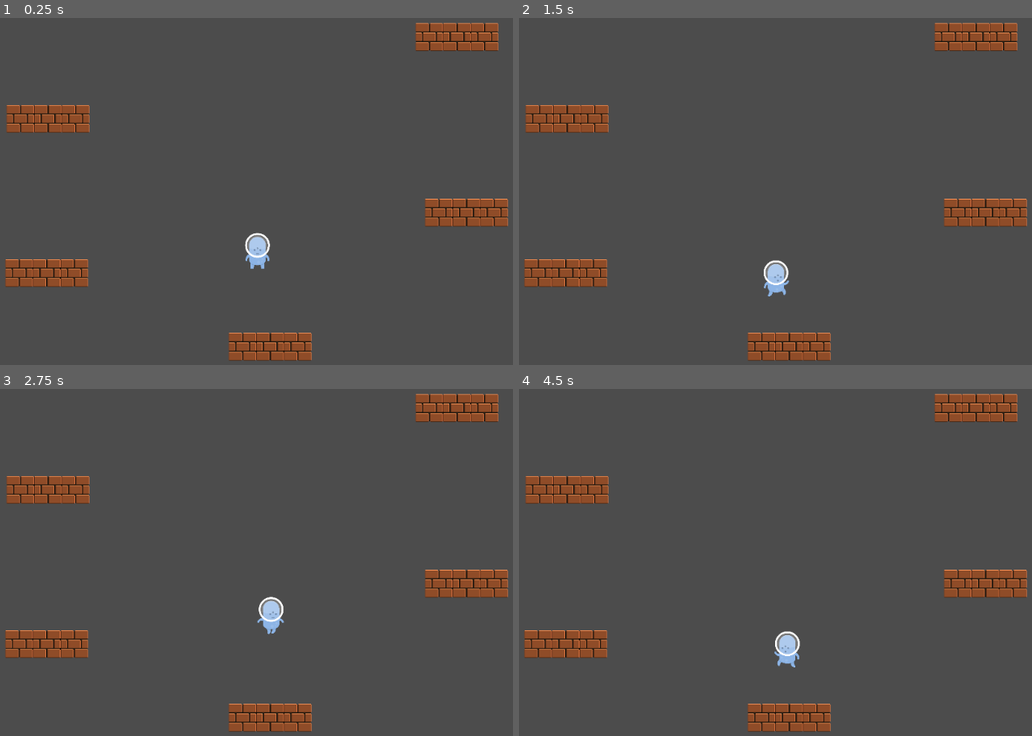
Above: before the commit, frames 1-4 (two rows, left to right).
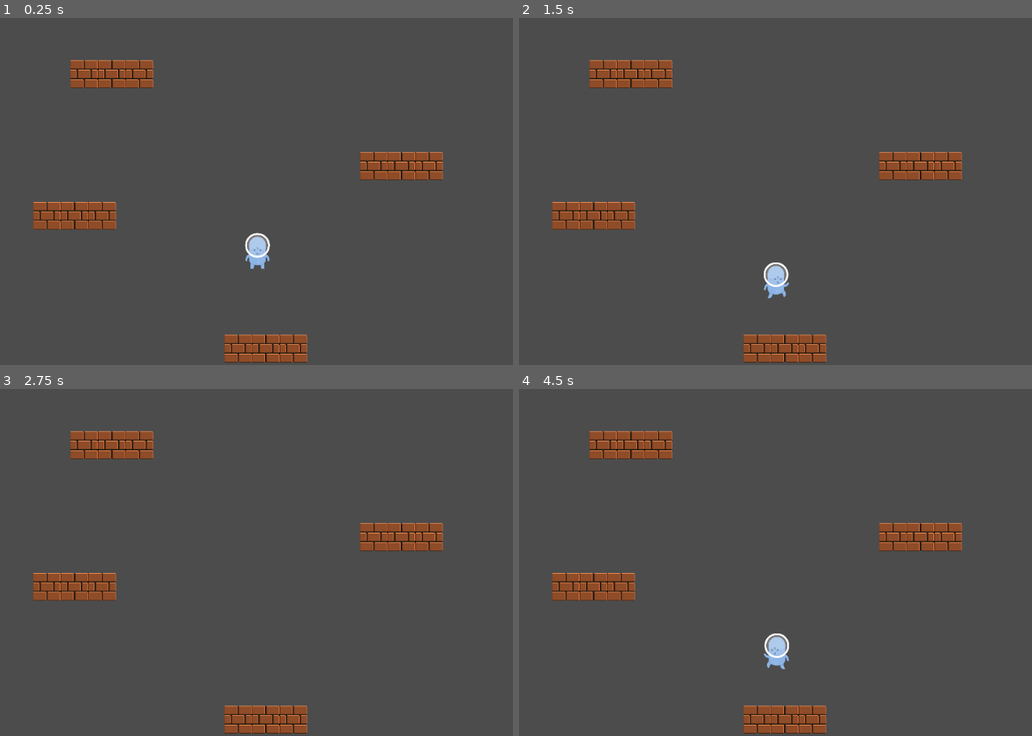
Above: after the commit, the same moments.

Repository: Janbacer/Joc-LLenguatge
Game: Godot game, scene res://Escenes/EscenaCossos.tscn
Two runs of this game, one before a commit and one after it. Both use one fixed random seed, a clock stepped at 60 frames per second and the inputs below.
Inputs:
- Up to frame 1 (0.25 s): no input
- Up to frame 2 (1.5 s): hold Down (mou abaix) 0.53-1.28 s; tap Enter at 1.25 s; tap Up (mou adalt) at 1.35 s
- Up to frame 3 (2.75 s): hold D (mou dreta) from 2.03 s (still down)
- Up to frame 4 (4.5 s): release D (mou dreta) at 2.78 s; tap A (mou esquerra) at 2.85 s; hold Down (mou abaix) 3.53-4.28 s; tap Space at 4.25 s; tap Up (mou adalt) at 4.35 s

The runs differ from the first frame. In frame 1, 9.9% of the frame differs, in the area x 1-100%, y 1-100%; in frame 2, 10%; in frame 3, 10%; in frame 4, 10%.

Commit message:
plataformas ajustadas
plataformas ajustadas

Diff:
--- a/Escenes/EscenaCossos.tscn
+++ b/Escenes/EscenaCossos.tscn
@@ -10,19 +10,16 @@
 scale = Vector2( 0.3, 0.3 )
 
 [node name="Terra" parent="." instance=ExtResource( 1 )]
-position = Vector2( 166, 454 )
+position = Vector2( 210, 363 )
 
 [node name="Terra2" parent="." instance=ExtResource( 1 )]
-position = Vector2( 831, 358 )
+position = Vector2( 728, 284 )
 
 [node name="Terra3" parent="." instance=ExtResource( 1 )]
-position = Vector2( 168, 209 )
+position = Vector2( 269, 138 )
 
 [node name="Terra4" parent="." instance=ExtResource( 1 )]
-position = Vector2( 520, 571 )
-
-[node name="Terra5" parent="." instance=ExtResource( 1 )]
-position = Vector2( 816, 79 )
+position = Vector2( 513, 574 )
 
 [node name="Area2D" parent="." instance=ExtResource( 3 )]
-position = Vector2( 851, 27 )
+position = Vector2( 722, 45 )
--- a/Escenes/personantge.gd
+++ b/Escenes/personantge.gd
@@ -26,8 +26,9 @@
 	velocitat += gravetat * delta
 	velocitat = move_and_slide(velocitat, Vector2.UP)
 
-	if position.y > 600:
+	if position.y > 800:
 		position = Vector2(500,400)
+		velocitat.y = 100
 
 	anima(velocitat)
 
